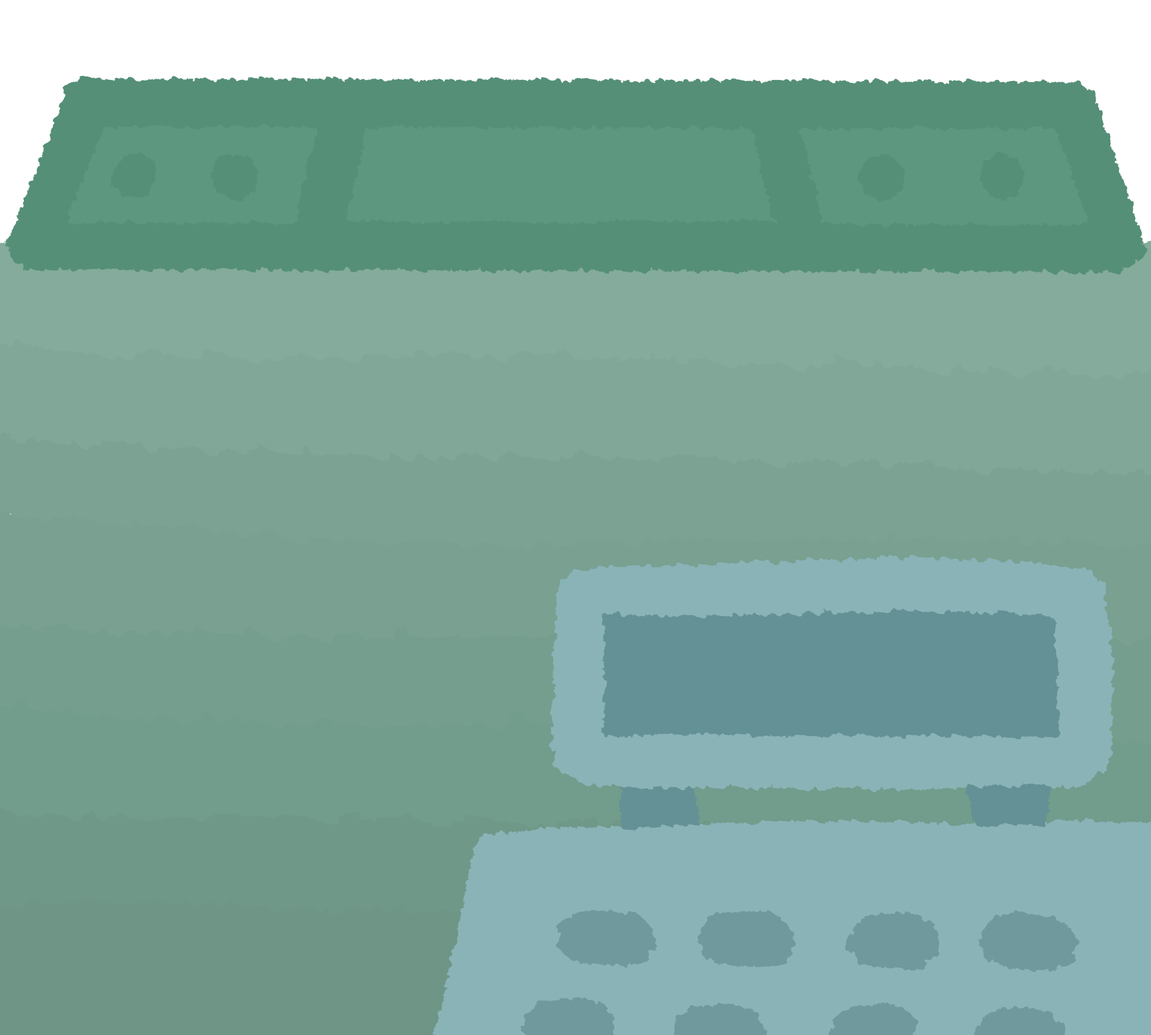
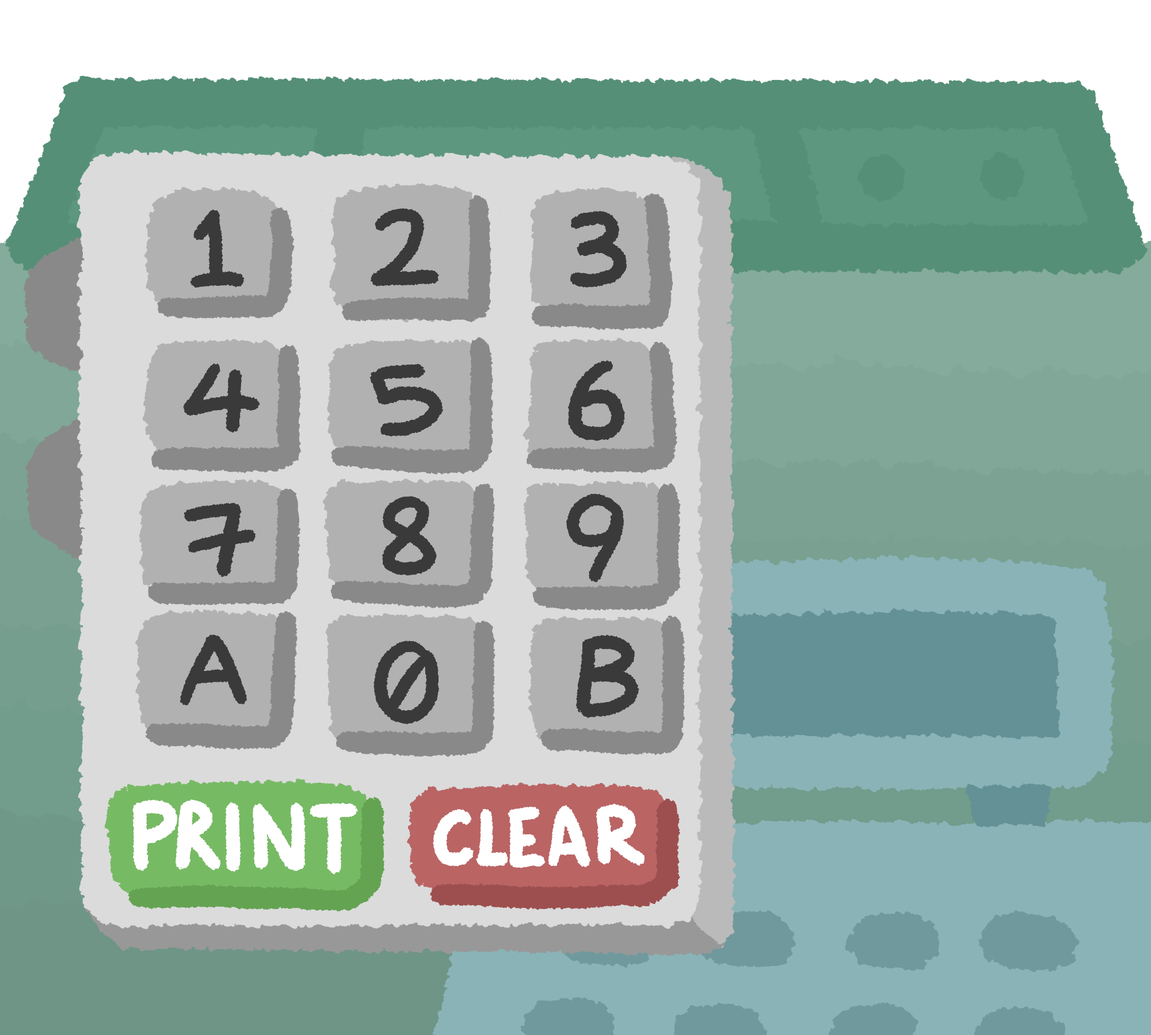
Layered file, before and after one edit (1151x1035). Changes by layer:
renamed "Paper" to "CodeMachine", showed it, moved it above "CodeMachine", painted on it over (0, 149, 736, 957)
painted on "BG" over (0, 511, 25, 522)
